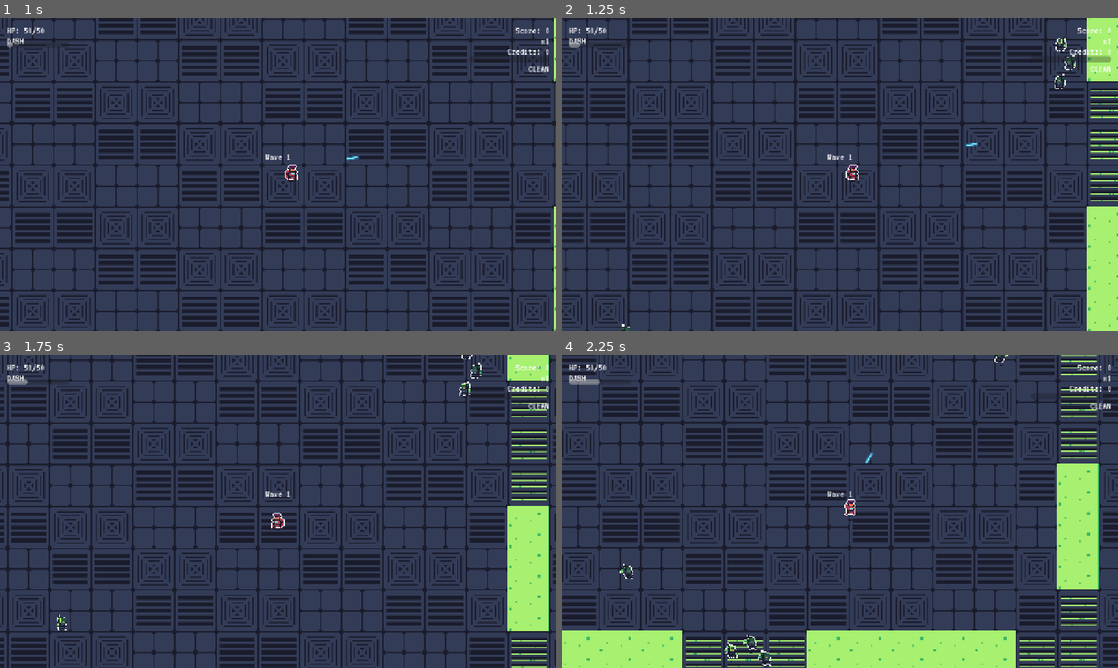
Above: before the commit, frames 1-4 (two rows, left to right).
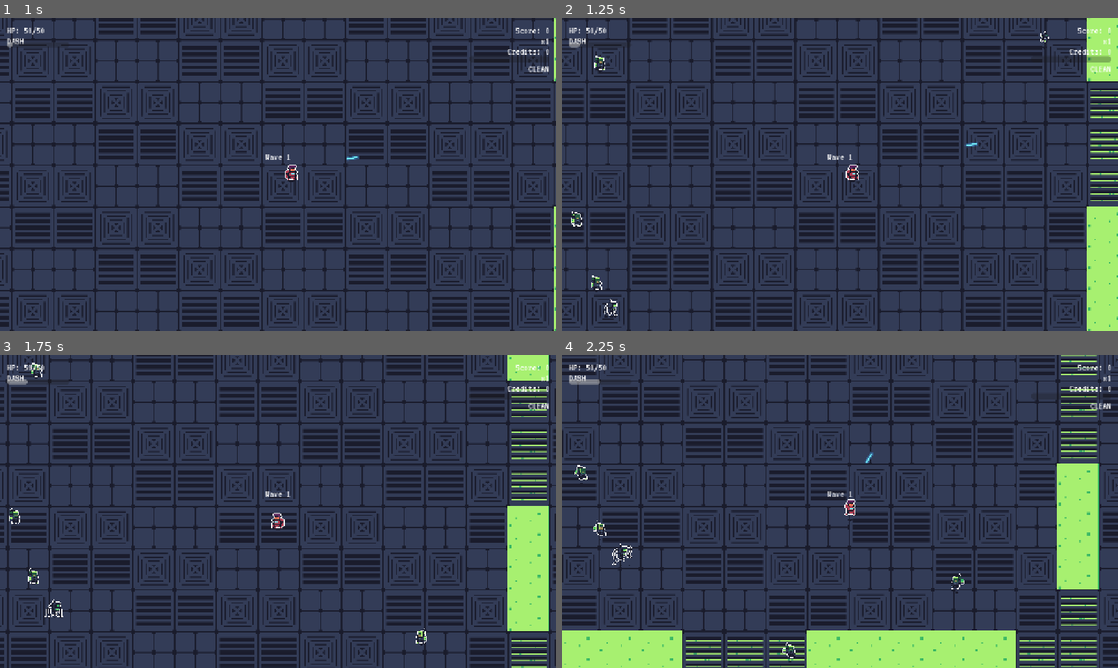
Above: after the commit, the same moments.

Repository: Gubari/ScreenRot
Game: Godot game, scene res://scenes/game.tscn
The game is run twice, just before and just after one commit, with the same random seed, the same clock (stepped at 60 frames per second) and the same inputs. This scene is started directly instead of the project's main scene.
Inputs (mouse positions are in pixels of both pictures, inside the frame that each line leads up to):
- Up to frame 1 (1 s): move the mouse to (400, 158) at 0.52 s; hold D (move_right) from 0.53 s (still down); tap Shift (dash) at 0.6 s; click (400, 158) at 0.67 s
- Up to frame 2 (1.25 s): keep holding D (move_right)
- Up to frame 3 (1.75 s): move the mouse to (166, 527) at 1.27 s; release D (move_right) at 1.28 s; hold S (move_down) from 1.28 s (still down); tap Space (defrag) at 1.35 s
- Up to frame 4 (2.25 s): move the mouse to (895, 442) at 2.02 s; release S (move_down) at 2.03 s; press the mouse at (895, 442) at 2.03 s; hold D (move_right) from 2.03 s (still down)

Frame 1 is identical in both runs. In frame 2, 0.5% of the frame differs, in the area x 1-93%, y 4-100%; in frame 3, 0.5%; in frame 4, 0.7%, in the area x 2-81%, y 0-100%.

Commit message:
Igrac4: New Enemy

Diff:
--- a/resources/waves/wave_2.tres
+++ b/resources/waves/wave_2.tres
@@ -1,12 +1,17 @@
 [gd_resource type="Resource" script_class="WaveData" format=3 uid="uid://blt1gfqwbic3u"]
 
 [ext_resource type="Script" uid="uid://cfdwc1asb32m2" path="res://scripts/managers/wave_data.gd" id="1_wave"]
-[ext_resource type="Script" path="res://scripts/managers/spawn_group.gd" id="2_group"]
+[ext_resource type="Script" uid="uid://bilot01blr3po" path="res://scripts/managers/spawn_group.gd" id="2_group"]
 
 [sub_resource type="Resource" id="sg1"]
 script = ExtResource("2_group")
 
+[sub_resource type="Resource" id="Resource_hhrcn"]
+script = ExtResource("2_group")
+enemy_type = "toxic_fly"
+metadata/_custom_type_script = "uid://bilot01blr3po"
+
 [resource]
 script = ExtResource("1_wave")
 wave_name = ""
-spawn_groups = Array[ExtResource("2_group")]([SubResource("sg1")])
+spawn_groups = Array[ExtResource("2_group")]([SubResource("sg1"), SubResource("Resource_hhrcn")])
--- /dev/null
+++ b/scenes/enemies/toxic_fly.tscn
@@ -0,0 +1,71 @@
+[gd_scene load_steps=9 format=3 uid="uid://en3my_toxicfly01"]
+
+[ext_resource type="Script" path="res://scripts/enemies/toxic_fly.gd" id="1_fly"]
+[ext_resource type="Texture2D" path="res://assets/sprites/Tech Dungeon Roguelite - Asset Pack (v7)/Enemies/enemies x3.png" id="2_fly_atlas"]
+
+[sub_resource type="CircleShape2D" id="CircleShape2D_body"]
+radius = 12.0
+
+[sub_resource type="CircleShape2D" id="CircleShape2D_hitbox"]
+radius = 14.0
+
+[sub_resource type="AtlasTexture" id="AtlasTexture_fly_0"]
+atlas = ExtResource("2_fly_atlas")
+region = Rect2(0, 3456, 96, 96)
+
+[sub_resource type="AtlasTexture" id="AtlasTexture_fly_1"]
+atlas = ExtResource("2_fly_atlas")
+region = Rect2(96, 3456, 96, 96)
+
+[sub_resource type="AtlasTexture" id="AtlasTexture_fly_2"]
+atlas = ExtResource("2_fly_atlas")
+region = Rect2(192, 3456, 96, 96)
+
+[sub_resource type="AtlasTexture" id="AtlasTexture_fly_3"]
+atlas = ExtResource("2_fly_atlas")
+region = Rect2(288, 3456, 96, 96)
+
+[sub_resource type="SpriteFrames" id="SpriteFrames_fly"]
+animations = [{
+"frames": [{
+"duration": 1.0,
+"texture": SubResource("AtlasTexture_fly_0")
+}, {
+"duration": 1.0,
+"texture": SubResource("AtlasTexture_fly_1")
+}, {
+"duration": 1.0,
+"texture": SubResource("AtlasTexture_fly_2")
+}, {
+"duration": 1.0,
+"texture": SubResource("AtlasTexture_fly_3")
+}],
+"loop": true,
+"name": &"walk",
+"speed": 8.0
+}]
+
+[node name="ToxicFly" type="CharacterBody2D"]
+collision_layer = 2
+collision_mask = 2
+script = ExtResource("1_fly")
+
+[node name="Sprite" type="AnimatedSprite2D" parent="."]
+sprite_frames = SubResource("SpriteFrames_fly")
+animation = &"walk"
+playing = true
+autoplay = "walk"
+scale = Vector2(0.42, 0.42)
+
+[node name="CollisionShape2D" type="CollisionShape2D" parent="."]
+shape = SubResource("CircleShape2D_body")
+
+[node name="Hitbox" type="Area2D" parent="."]
+collision_layer = 2
+collision_mask = 1
+
+[node name="HitboxShape" type="CollisionShape2D" parent="Hitbox"]
+shape = SubResource("CircleShape2D_hitbox")
+
+[connection signal="body_entered" from="Hitbox" to="." method="_on_hit_player"]
+[connection signal="body_exited" from="Hitbox" to="." method="_on_hit_player_exited"]
--- /dev/null
+++ b/scenes/enemies/toxic_fly_egg.tscn
@@ -0,0 +1,130 @@
+[gd_scene format=3 uid="uid://crxpnajtuirok"]
+
+[ext_resource type="Script" uid="uid://cr7f1ikumn452" path="res://scripts/enemies/toxic_fly_egg.gd" id="1_egg"]
+[ext_resource type="Texture2D" uid="uid://dwvldpohy4t63" path="res://assets/sprites/Tech Dungeon Roguelite - Asset Pack (v7)/Enemies/enemies x3.png" id="2_egg_atlas"]
+[ext_resource type="Texture2D" uid="uid://dirytjfxwwy4d" path="res://assets/sprites/enemies/enemies_x3.png" id="3_ij31r"]
+
+[sub_resource type="AtlasTexture" id="AtlasTexture_egg_death_0"]
+atlas = ExtResource("2_egg_atlas")
+region = Rect2(384, 3456, 96, 96)
+
+[sub_resource type="AtlasTexture" id="AtlasTexture_egg_death_1"]
+atlas = ExtResource("2_egg_atlas")
+region = Rect2(480, 3456, 96, 96)
+
+[sub_resource type="AtlasTexture" id="AtlasTexture_egg_death_2"]
+atlas = ExtResource("2_egg_atlas")
+region = Rect2(576, 3456, 96, 96)
+
+[sub_resource type="AtlasTexture" id="AtlasTexture_egg_death_3"]
+atlas = ExtResource("2_egg_atlas")
+region = Rect2(672, 3456, 96, 96)
+
+[sub_resource type="AtlasTexture" id="AtlasTexture_uao85"]
+atlas = ExtResource("3_ij31r")
+region = Rect2(480, 3264, 96, 96)
+
+[sub_resource type="AtlasTexture" id="AtlasTexture_rnh34"]
+atlas = ExtResource("3_ij31r")
+region = Rect2(576, 3264, 96, 96)
+
+[sub_resource type="AtlasTexture" id="AtlasTexture_hxsfg"]
+atlas = ExtResource("3_ij31r")
+region = Rect2(672, 3264, 96, 96)
+
+[sub_resource type="AtlasTexture" id="AtlasTexture_104lv"]
+atlas = ExtResource("3_ij31r")
+region = Rect2(768, 3264, 96, 96)
+
+[sub_resource type="AtlasTexture" id="AtlasTexture_i3au4"]
+atlas = ExtResource("3_ij31r")
+region = Rect2(480, 3360, 96, 96)
+
+[sub_resource type="AtlasTexture" id="AtlasTexture_i58ka"]
+atlas = ExtResource("3_ij31r")
+region = Rect2(576, 3360, 96, 96)
+
+[sub_resource type="AtlasTexture" id="AtlasTexture_edu67"]
+atlas = ExtResource("3_ij31r")
+region = Rect2(672, 3360, 96, 96)
+
+[sub_resource type="AtlasTexture" id="AtlasTexture_af2yu"]
+atlas = ExtResource("3_ij31r")
+region = Rect2(768, 3360, 96, 96)
+
+[sub_resource type="SpriteFrames" id="SpriteFrames_egg"]
+animations = [{
+"frames": [{
+"duration": 1.0,
+"texture": SubResource("AtlasTexture_egg_death_0")
+}, {
+"duration": 1.0,
+"texture": SubResource("AtlasTexture_egg_death_1")
+}, {
+"duration": 1.0,
+"texture": SubResource("AtlasTexture_egg_death_2")
+}, {
+"duration": 1.0,
+"texture": SubResource("AtlasTexture_egg_death_3")
+}],
+"loop": false,
+"name": &"spawn_death",
+"speed": 8.0
+}, {
+"frames": [{
+"duration": 1.0,
+"texture": SubResource("AtlasTexture_uao85")
+}, {
+"duration": 1.0,
+"texture": SubResource("AtlasTexture_rnh34")
+}, {
+"duration": 1.0,
+"texture": SubResource("AtlasTexture_hxsfg")
+}, {
+"duration": 1.0,
+"texture": SubResource("AtlasTexture_104lv")
+}, {
+"duration": 1.0,
+"texture": SubResource("AtlasTexture_i3au4")
+}, {
+"duration": 1.0,
+"texture": SubResource("AtlasTexture_i58ka")
+}, {
+"duration": 1.0,
+"texture": SubResource("AtlasTexture_edu67")
+}, {
+"duration": 1.0,
+"texture": SubResource("AtlasTexture_af2yu")
+}],
+"loop": false,
+"name": &"spawn_idle",
+"speed": 2.0
+}]
+
+[sub_resource type="CircleShape2D" id="CircleShape2D_body"]
+radius = 13.0
+
+[sub_resource type="CircleShape2D" id="CircleShape2D_hitbox"]
+radius = 15.0
+
+[node name="ToxicFlyEgg" type="CharacterBody2D" unique_id=1179409325]
+collision_layer = 2
+collision_mask = 2
+script = ExtResource("1_egg")
+
+[node name="Sprite" type="AnimatedSprite2D" parent="." unique_id=1956229847]
+scale = Vector2(0.42, 0.42)
+sprite_frames = SubResource("SpriteFrames_egg")
+animation = &"spawn_idle"
+autoplay = "spawn_idle"
+frame = 7
+frame_progress = 1.0
+
+[node name="CollisionShape2D" type="CollisionShape2D" parent="." unique_id=1924828573]
+shape = SubResource("CircleShape2D_body")
+
+[node name="Hitbox" type="Area2D" parent="." unique_id=70734397]
+collision_layer = 2
+
+[node name="HitboxShape" type="CollisionShape2D" parent="Hitbox" unique_id=921400462]
+shape = SubResource("CircleShape2D_hitbox")
--- /dev/null
+++ b/scripts/enemies/toxic_fly.gd
@@ -0,0 +1,28 @@
+extends EnemyBase
+
+func _ready() -> void:
+	enemy_type = "toxic_fly"
+	max_hp = 1
+	move_speed = 155.0
+	score_value = 14
+	super._ready()
+
+func do_movement(delta: float) -> void:
+	# Fast flier with slight jitter, similar to bug but a bit more aggressive.
+	_nav_update_timer -= delta
+	if _nav_update_timer <= 0.0:
+		_nav_update_timer = NAV_UPDATE_INTERVAL
+		_update_nav_target()
+
+	var jitter := Vector2(randf_range(-0.25, 0.25), randf_range(-0.25, 0.25))
+	var to_player := get_nav_direction()
+	var dir := (to_player + jitter).normalized()
+	var desired_velocity := dir * move_speed
+	if nav_agent and nav_agent.avoidance_enabled:
+		nav_agent.set_velocity(desired_velocity)
+	else:
+		velocity = desired_velocity
+
+	var spr := get_node_or_null("Sprite") as AnimatedSprite2D
+	if spr and player and is_instance_valid(player):
+		spr.flip_h = player.global_position.x < global_position.x
--- /dev/null
+++ b/scripts/enemies/toxic_fly_egg.gd
@@ -0,0 +1,63 @@
+extends CharacterBody2D
+
+signal enemy_killed(pos: Vector2, enemy_type: String)
+signal hatch_requested(pos: Vector2)
+
+@export var hatch_time: float = 3.0
+@export var hp: int = 2
+
+var _alive: bool = true
+var _timer: float = 0.0
+
+@onready var sprite: AnimatedSprite2D = $Sprite
+@onready var body_shape: CollisionShape2D = $CollisionShape2D
+@onready var hitbox_shape: CollisionShape2D = $Hitbox/HitboxShape
+
+func _ready() -> void:
+	add_to_group("enemies")
+	_timer = hatch_time
+	if sprite and sprite.sprite_frames and sprite.sprite_frames.has_animation("spawn_idle"):
+		sprite.play("spawn_idle")
+
+func _physics_process(delta: float) -> void:
+	if not _alive:
+		return
+	_timer -= delta
+	if _timer <= 0.0:
+		_hatch()
+
+func take_damage(amount: int) -> void:
+	if not _alive:
+		return
+	hp -= amount
+	if hp <= 0:
+		_break_egg()
+
+func _hatch() -> void:
+	if not _alive:
+		return
+	_alive = false
+	_disable_collisions()
+	# Auto hatch should not count as a kill/debris event.
+	if sprite:
+		sprite.visible = false
+	hatch_requested.emit(global_position)
+	queue_free()
+
+func _break_egg() -> void:
+	if not _alive:
+		return
+	# Stop hatch timer so _hatch() can never run after this (same frame / later).
+	set_physics_process(false)
+	_alive = false
+	_disable_collisions()
+	if sprite and sprite.sprite_frames and sprite.sprite_frames.has_animation("spawn_death"):
+		sprite.play("spawn_death")
+	# Screen debris + kill count; do NOT emit hatch_requested — fly never spawns.
+	enemy_killed.emit(global_position, "toxic_fly_egg")
+
+func _disable_collisions() -> void:
+	if body_shape:
+		body_shape.disabled = true
+	if hitbox_shape:
+		hitbox_shape.disabled = true
--- a/scripts/managers/enemy_spawner.gd
+++ b/scripts/managers/enemy_spawner.gd
@@ -4,6 +4,7 @@
 signal enemy_killed_global(pos: Vector2, type: String)
 
 var enemy_scenes: Dictionary = {}
+var toxic_fly_scene: PackedScene = preload("res://scenes/enemies/toxic_fly.tscn")
 var enemies_alive: int = 0
 var spawn_queue: Array = []
 var spawn_timer: float = 0.0
@@ -21,6 +22,7 @@
 		"pixel_grunt": preload("res://scenes/enemies/pixel_grunt.tscn"),
 		"static_walker": preload("res://scenes/enemies/static_walker.tscn"),
 		"bit_bug": preload("res://scenes/enemies/bit_bug.tscn"),
+		"toxic_fly": preload("res://scenes/enemies/toxic_fly_egg.tscn"),
 		"bloatware_boss": preload("res://scenes/enemies/bloatware_boss.tscn"),
 	}
 
@@ -46,12 +48,60 @@
 		return
 	for i in range(count):
 		var enemy = enemy_scenes[type].instantiate()
-		enemy.global_position = _get_spawn_position()
+		enemy.global_position = _get_spawn_position(type)
 		enemy.enemy_killed.connect(_on_enemy_killed)
+		if enemy.has_signal("hatch_requested"):
+			enemy.hatch_requested.connect(_on_toxic_fly_egg_hatched)
 		get_parent().get_node("Enemies").add_child(enemy)
 		enemies_alive += 1
 
-func _get_spawn_position() -> Vector2:
+func _on_toxic_fly_egg_hatched(pos: Vector2) -> void:
+	var fly := toxic_fly_scene.instantiate()
+	fly.global_position = pos
+	fly.enemy_killed.connect(_on_enemy_killed)
+	get_parent().get_node("Enemies").add_child(fly)
+
+func _get_spawn_position(type: String = "") -> Vector2:
+	if type == "toxic_fly":
+		return _get_spawn_position_in_player_viewport()
+	return _get_spawn_position_default()
+
+
+func _get_spawn_position_in_player_viewport() -> Vector2:
+	var cam := get_viewport().get_camera_2d()
+	if not cam:
+		return _get_spawn_position_default()
+
+	var vp_size := get_viewport().get_visible_rect().size
+	var half_w := (vp_size.x / cam.zoom.x) * 0.5
+	var half_h := (vp_size.y / cam.zoom.y) * 0.5
+	var inset := 32.0
+	var center := cam.get_screen_center_position()
+	var map_margin := 16.0
+
+	for _attempt in 60:
+		var pos := center + Vector2(
+			randf_range(-half_w + inset, half_w - inset),
+			randf_range(-half_h + inset, half_h - inset)
+		)
+		if map_rect.size != Vector2.ZERO:
+			if not map_rect.grow(-map_margin).has_point(pos):
+				continue
+		if _is_walkable(pos):
+			return pos
+
+	# Fallback: unutra viewporta, clamp na mapu ako postoji
+	var pos := center + Vector2(
+		randf_range(-half_w + inset, half_w - inset),
+		randf_range(-half_h + inset, half_h - inset)
+	)
+	if map_rect.size != Vector2.ZERO:
+		pos.x = clampf(pos.x, map_rect.position.x + map_margin, map_rect.end.x - map_margin)
+		pos.y = clampf(pos.y, map_rect.position.y + map_margin, map_rect.end.y - map_margin)
+	return pos
+
+
+func _get_spawn_position_default() -> Vector2:
 	if map_rect.size == Vector2.ZERO:
 		# Fallback to old viewport-edge spawning
 		var vp = get_viewport_rect().size
--- a/scripts/managers/spawn_group.gd
+++ b/scripts/managers/spawn_group.gd
@@ -3,6 +3,6 @@
 
 ## Defines a single group of enemies to spawn within a wave.
 
-@export_enum("pixel_grunt", "static_walker", "bit_bug", "bloatware_boss") var enemy_type: String = "pixel_grunt"
+@export_enum("pixel_grunt", "static_walker", "bit_bug", "toxic_fly", "bloatware_boss") var enemy_type: String = "pixel_grunt"
 @export_range(1, 50) var count: int = 1
 @export_range(0.0, 30.0, 0.1) var delay_before_spawn: float = 0.0
--- a/scripts/player/bullet.gd
+++ b/scripts/player/bullet.gd
@@ -4,8 +4,11 @@
 var speed: float = 600.0
 var damage: int = 1
 
+var _hit: bool = false
+
 func _ready() -> void:
 	add_to_group("player_bullets")
+	area_entered.connect(_on_area_entered)
 
 func _physics_process(delta: float) -> void:
 	position += direction * speed * delta
@@ -20,6 +23,20 @@
 			queue_free()
 
 func _on_body_entered(body: Node2D) -> void:
+	if _hit:
+		return
 	if body.is_in_group("enemies") and body.has_method("take_damage"):
+		_hit = true
 		body.take_damage(damage)
 		queue_free()
+
+
+func _on_area_entered(area: Area2D) -> void:
+	if _hit:
+		return
+	# Enemy hitboxes are child Area2D; bullet-vs-Area2D does not fire body_entered.
+	var enemy := area.get_parent() as Node2D
+	if enemy and enemy.is_in_group("enemies") and enemy.has_method("take_damage"):
+		_hit = true
+		enemy.take_damage(damage)
+		queue_free()
Not shown: 1 places in resources/waves/wave_1.tres that only renumber resources
Not shown: 1 places in resources/waves/wave_3.tres that only renumber resources
Not shown: 1 places in scenes/game.tscn that only renumber resources
Not shown, added: scripts/enemies/toxic_fly.gd.uid
Not shown, added: scripts/enemies/toxic_fly_egg.gd.uid
